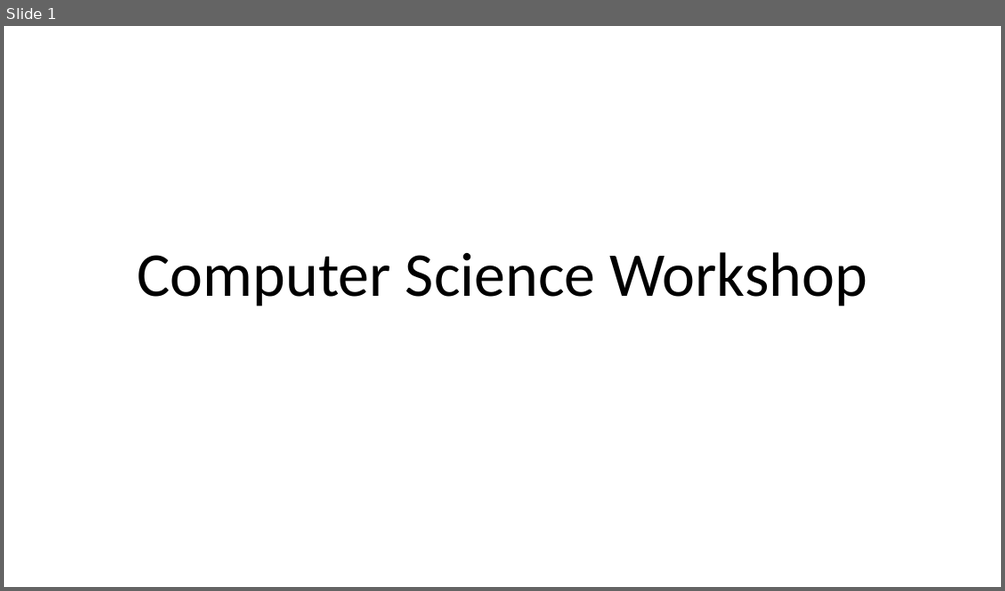
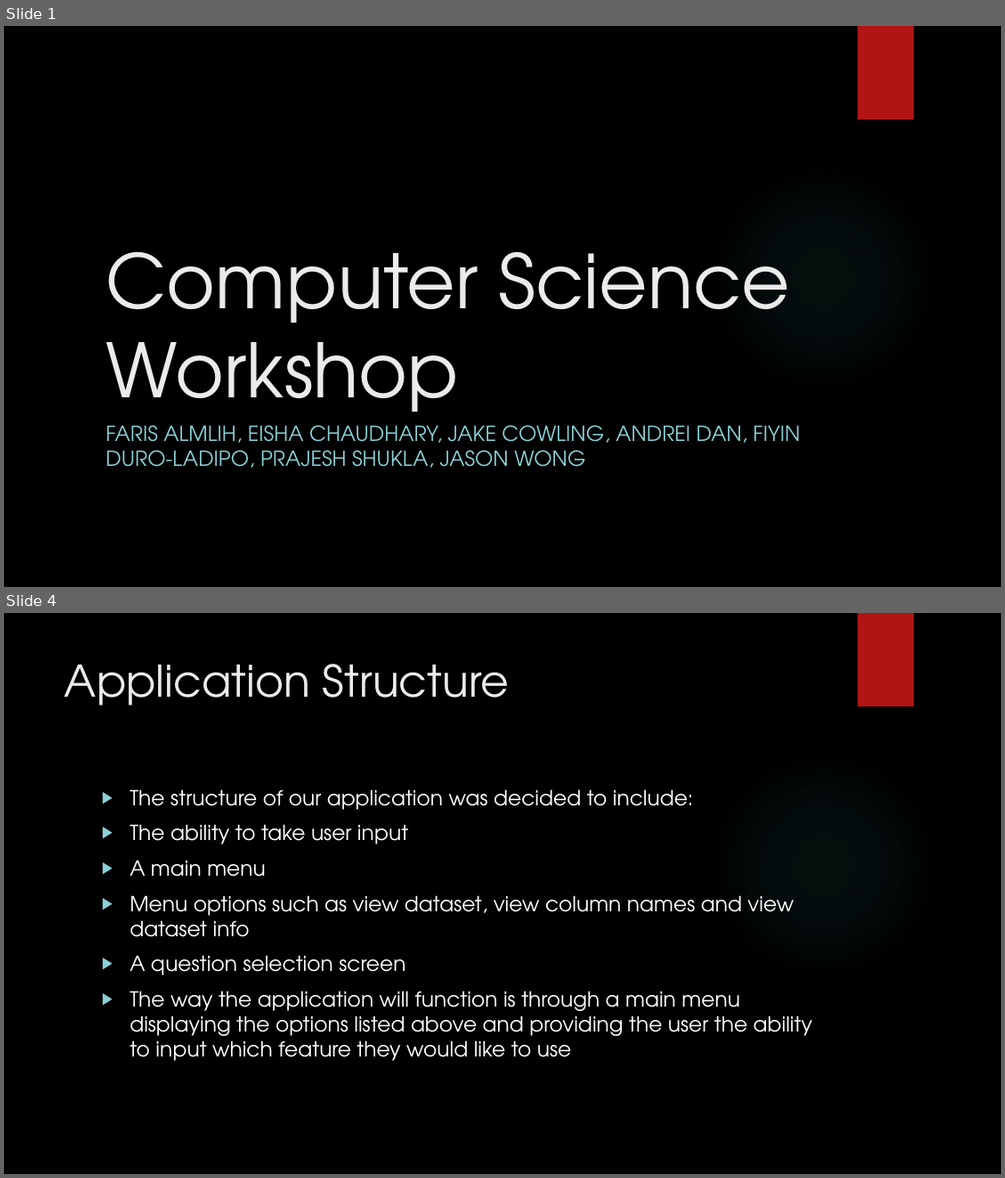
Before and after one commit to csmfduro/salaries, a slide deck: Computer Science Workshop Presentation.pptx. Shown one above the other, each under a label of ours: slide 1 before the commit, slides 1 and 4 after it; the slides between them are not shown. The pictures are 1005x591 and 1005x1178 pixels, drawn with LibreOffice and Linux fonts; fonts in the diff are those of the drawing; background and template pictures are left out. Boxes give left, top, right and bottom in pixels: in the first picture for what was removed or moved away, otherwise in the second. Text is boxed around its words. In the diff, an @@ line names an element or a change of style, - is before the commit and + after.

Commit message:
Worked on Presentation slides
Filled in slides 1-5, 7, 9-10 of presentation

```diff
--- a/Computer Science Workshop Presentation.pptx
+++ b/Computer Science Workshop Presentation.pptx
@@ slide 4 added at <box>4,613,1001,1174</box>, background picture (left out); not listed: 2 template elements that a slide beside it also shows @@
@@ title added at <box>65,664,510,706</box>, 42 pt, text #EBEBEB @@
+Application Structure
@@ text added at <box>129,789,812,1061</box>, 20 pt, text #FFFFFF @@
+▶ The structure of our application was decided to include:
+▶ The ability to take user input
+▶ A main menu
+▶ Menu options such as view dataset, view column names and view dataset info
+▶ A question selection screen
+▶ The way the application will function is through a main menu displaying the options listed above and providing the user the ability to input which feature they would like to use
@@ slide 1 changed as well @@
@@ background #FFFFFF to picture (left out) @@
@@ rectangle added at <box>858,26,914,119</box>, fill #B01513 @@
@@ title "Computer Science Workshop": place and size @@
-title "Computer Science Workshop" at <box>138,252,867,306</box>
+title "Computer Science Workshop" at <box>105,252,791,432</box>
@@ title "Computer Science Workshop" at <box>105,252,791,432</box>: size 60 to 72 pt, font Calibri to TeX Gyre Adventor, text colour #000000 to #EBEBEB; alignment centre to left; line spacing 0.9 to 1 @@
@@ ellipse added at <box>708,163,938,394</box>, fill gradient #50B9C1 @@
@@ subtitle added at <box>105,425,800,467</box>, 20 pt, text #8AD0D6 @@
+FARIS ALMLIH, EISHA CHAUDHARY, JAKE COWLING, ANDREI DAN, FIYIN DURO-LADIPO, PRAJESH SHUKLA, JASON WONG
```
Also in this commit, not shown: 11 other slides changed, 5 other slides added, 5 slides removed.
